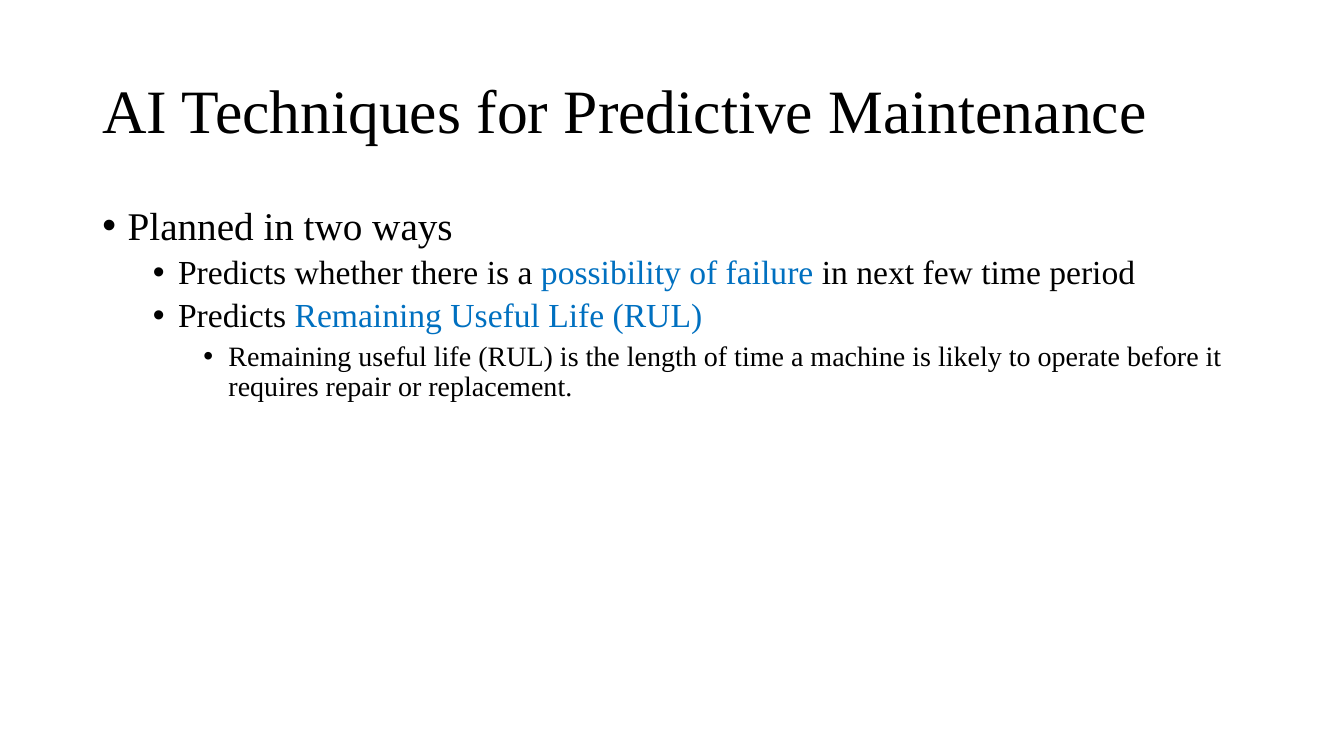
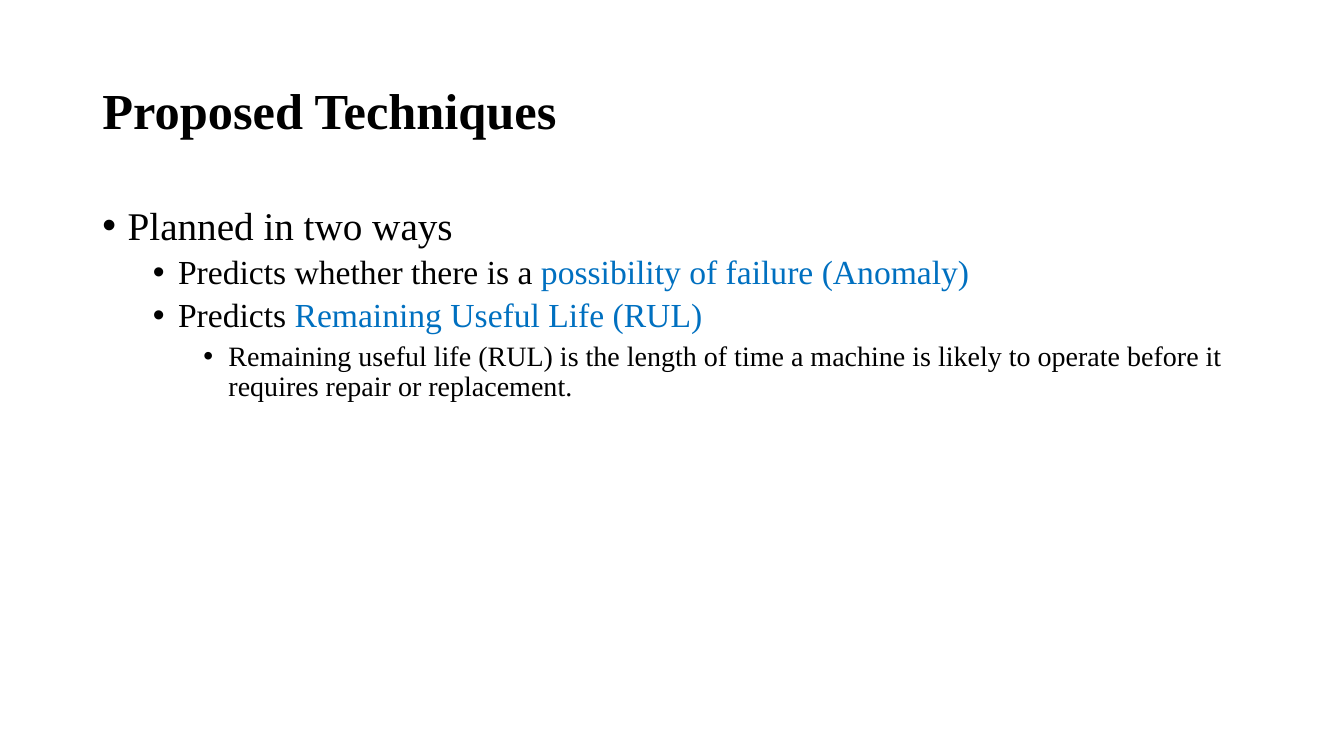
Before and after one commit to selvasundar93/Springboard_Capstone, a slide deck: slide 5 of Slide_Deck/Capstone Intro.pptx. Drawn at 1344x756 pixels with LibreOffice and Linux fonts; fonts in the diff are those of the drawing. Boxes give left, top, right and bottom in pixels: in the first picture for what was removed or moved away, otherwise in the second. Text is boxed around its words. In the diff, an @@ line names an element or a change of style, - is before the commit and + after.

```diff
--- a/Slide_Deck/Capstone Intro.pptx
+++ b/Slide_Deck/Capstone Intro.pptx
@@ title at [102,94,557,140]: text changed; size 44 to 36 pt; bold on @@
-AI Techniques for Predictive Maintenance
+Proposed Techniques
@@ text at [178,260,969,291]: text changed; text colour #000000 to #0070C0 @@
-  • Predicts whether there is a possibility of failure in next few time period
+  • Predicts whether there is a possibility of failure (Anomaly)
```
Also in this commit, not shown: 3 other slides changed, 1 slide added, 8 other files.
